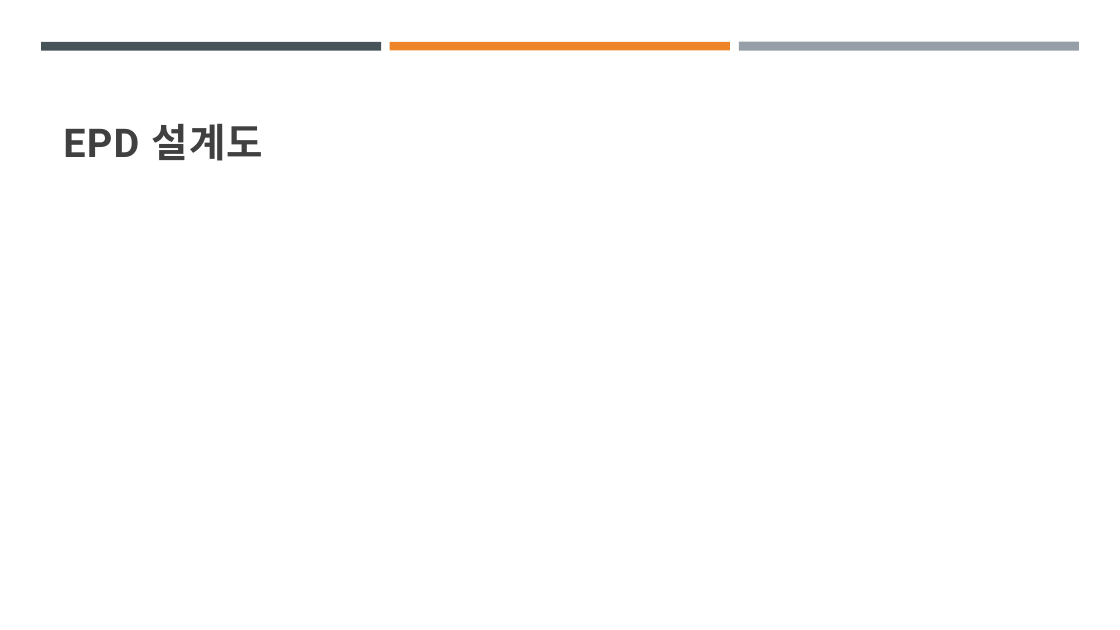
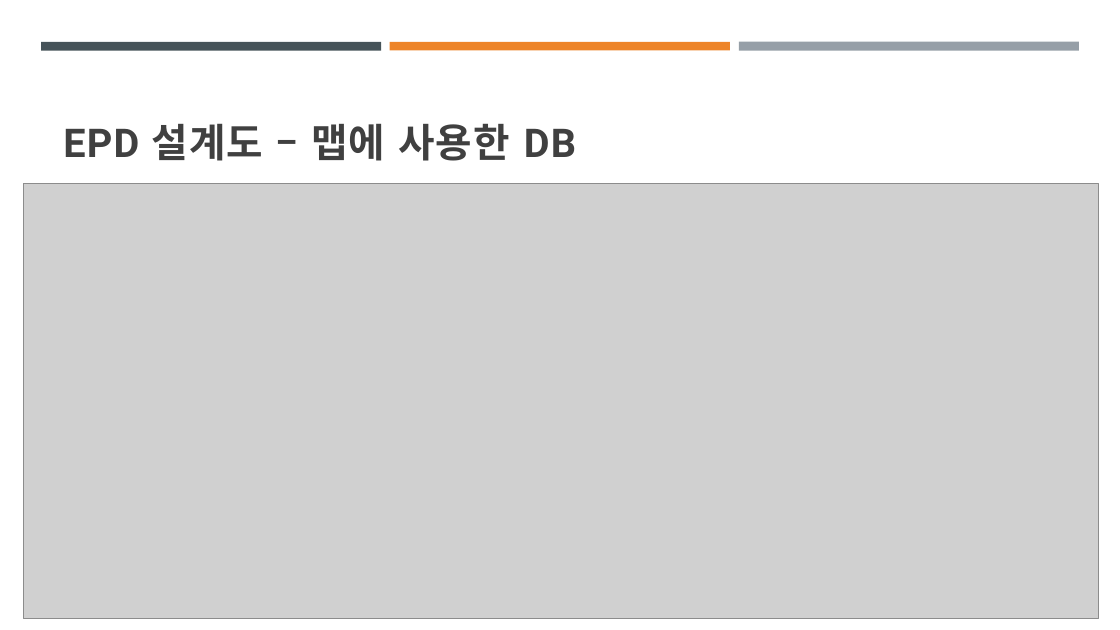
Before and after one commit to skn-ai14-250409/SKN14-1st-5Team, a slide deck: slide 8 of JeonJungKyu/2차수정본.pptx (slide 9 before the commit). Drawn at 1120x630 pixels with LibreOffice and Linux fonts; fonts in the diff are those of the drawing; grey boxes stand for pictures. Boxes give left, top, right and bottom in pixels: in the first picture for what was removed or moved away, otherwise in the second. Text is boxed around its words. In the diff, an @@ line names an element or a change of style, - is before the commit and + after.

```diff
--- a/JeonJungKyu/2차수정본.pptx
+++ b/JeonJungKyu/2차수정본.pptx
@@ title at (63, 123, 576, 161): text changed @@
-EPD 설계도
+EPD 설계도 – 맵에 사용한 DB
@@ picture added at (24, 183, 1099, 619) @@
```
Also in this commit, not shown: 5 other slides changed, 1 slide added, 1 slide removed, 6 other files.
